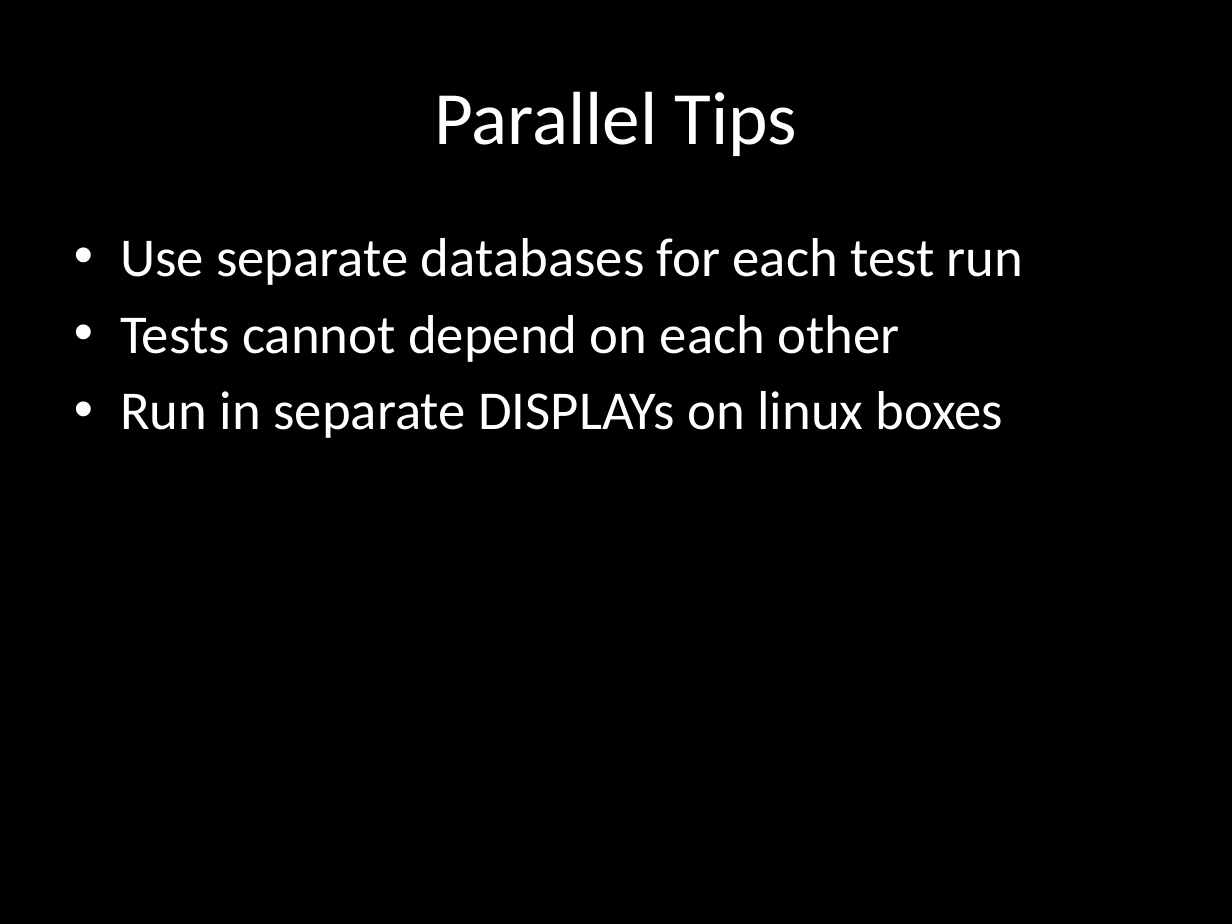
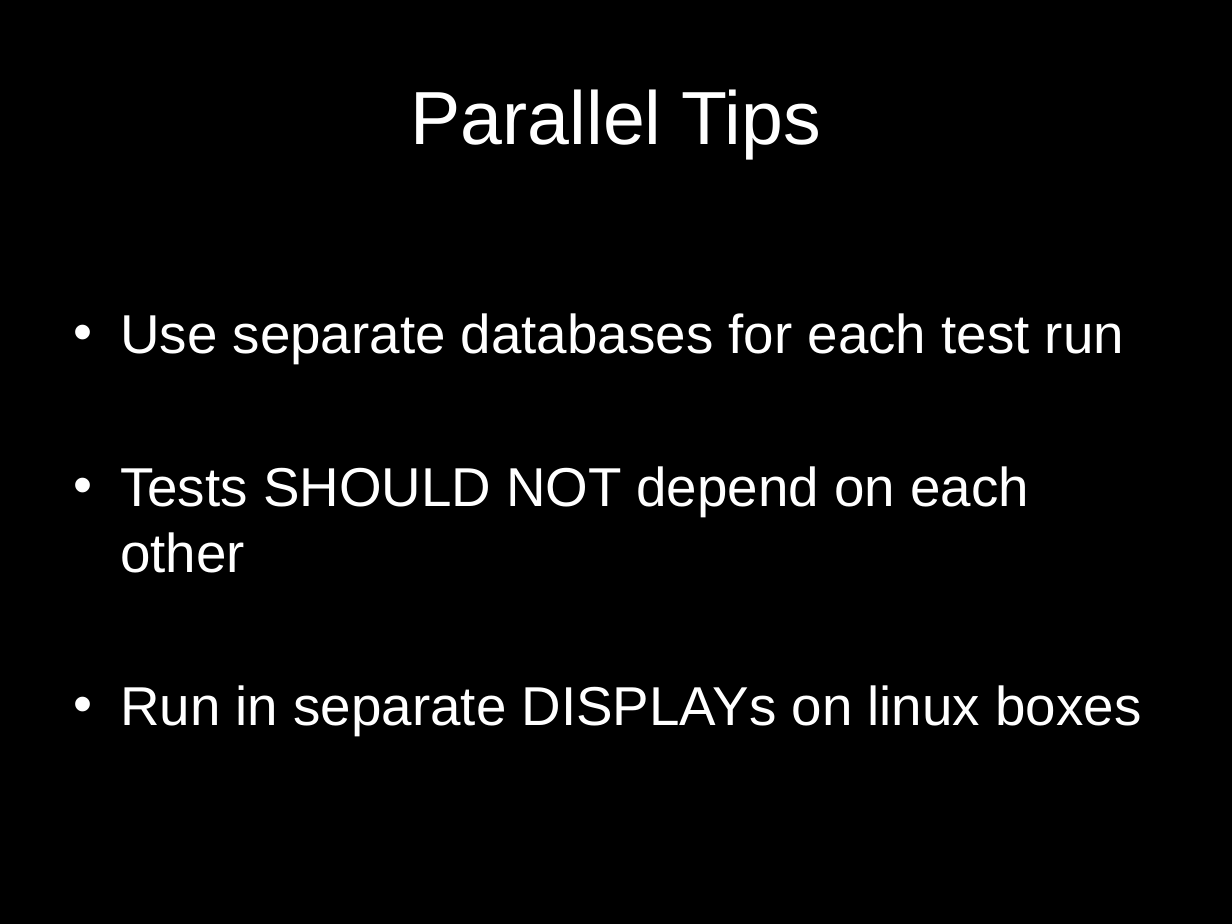
Before and after one commit to dimacus/SeleniumTipsAndTricks, a slide deck: slide 31 of selenium_camp_v1.pptx (slide 22 before the commit). Drawn at 1232x924 pixels with LibreOffice and Linux fonts; fonts in the diff are those of the drawing. Boxes give left, top, right and bottom in pixels: in the first picture for what was removed or moved away, otherwise in the second. Text is boxed around its words. In the diff, an @@ line names an element or a change of style, - is before the commit and + after.

```diff
--- a/selenium_camp_v1.pptx
+++ b/selenium_camp_v1.pptx
@@ title "Parallel Tips" at (411, 89, 820, 158): font Calibri to Arial @@
@@ text at (120, 313, 1141, 735): font Calibri to Arial in "Use separate databases for each test run", "Run in separate DISPLAYs on linux boxes" @@
@@ text at (120, 466, 1029, 573): text changed; font Calibri to Arial @@
-• Tests cannot depend on each other
+• Tests SHOULD NOT depend on each other
```
Also in this commit, not shown: 25 other slides changed, 11 slides added, 1 other file.
